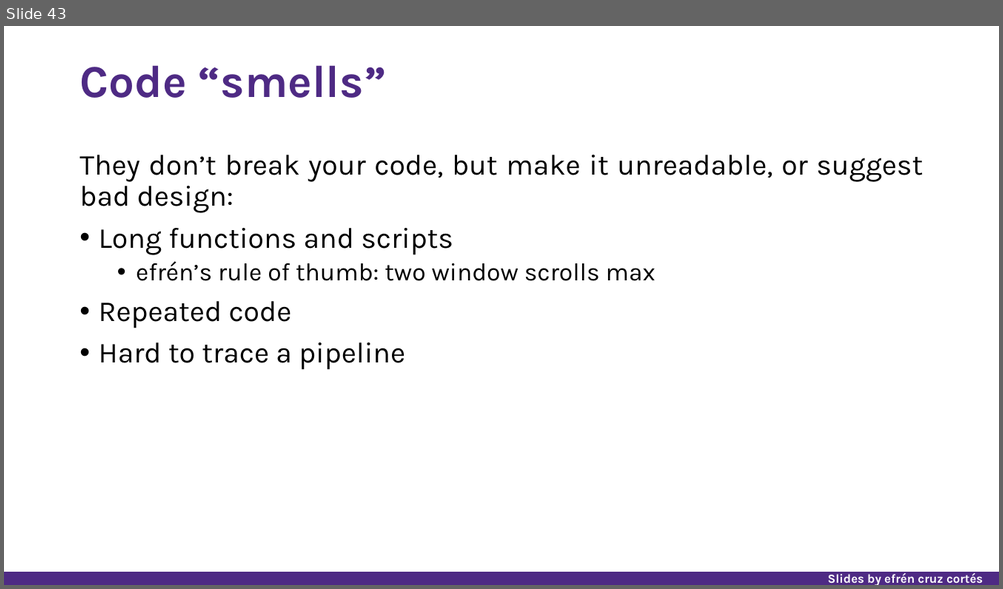
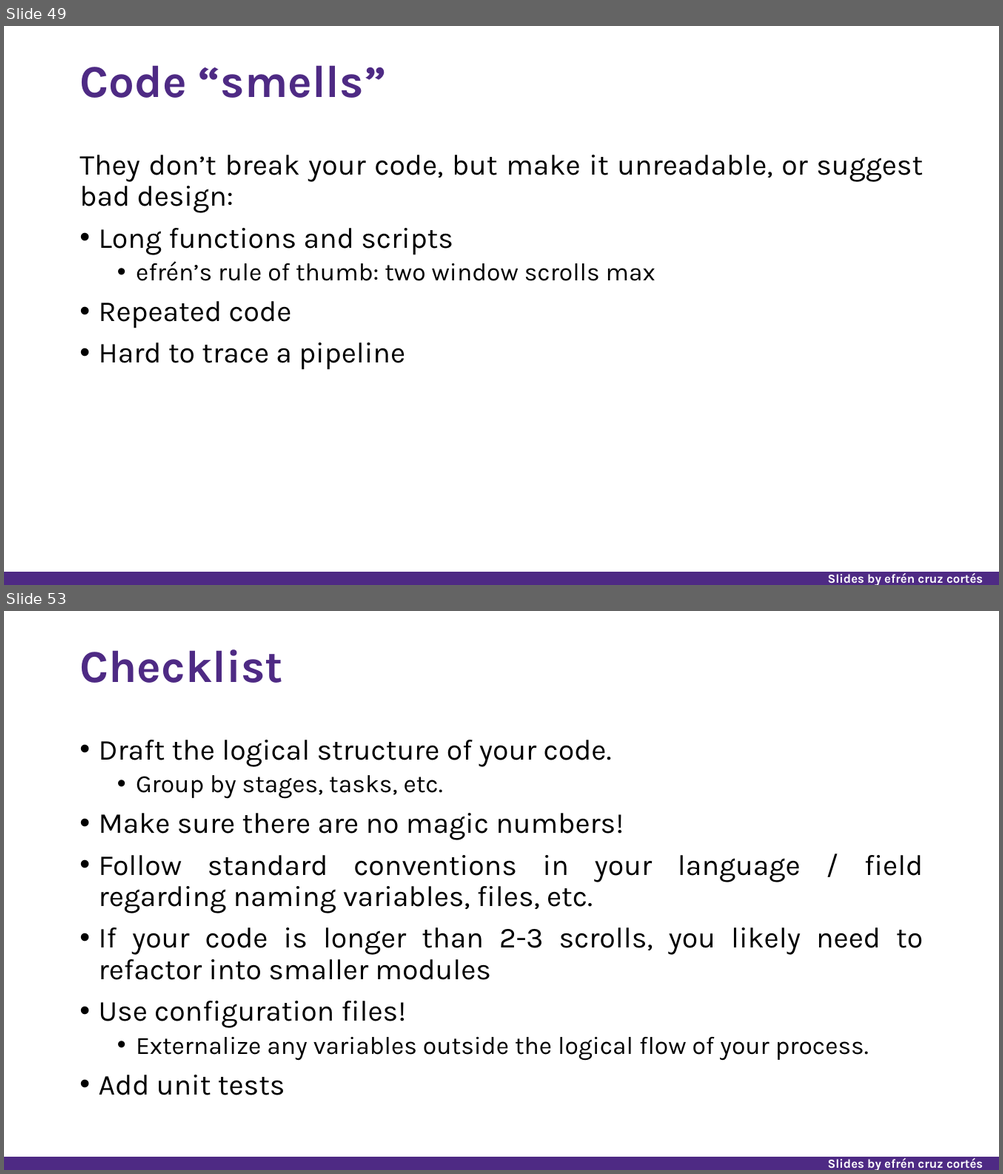
Before and after one commit to nuitrcs/researchers_guide_to_code_organization, a slide deck: researchers_guide_to_code_organization_day_2.pptx. Shown one above the other, each under a label of ours: slide 43 before the commit, slides 49 and 53 after it; the slides between them are not shown. The pictures are 1003x589 and 1003x1174 pixels, drawn with LibreOffice and Linux fonts; fonts in the diff are those of the drawing. Boxes give left, top, right and bottom in pixels: in the first picture for what was removed or moved away, otherwise in the second. Text is boxed around its words. In the diff, an @@ line names an element or a change of style, - is before the commit and + after.

```diff
--- a/researchers_guide_to_code_organization_day_2.pptx
+++ b/researchers_guide_to_code_organization_day_2.pptx
@@ slide 53 added at box(4, 611, 999, 1170), background #FFFFFF; not listed: 2 template elements that a slide beside it also shows @@
@@ title added at box(79, 649, 283, 683), 44 pt, text #4E2A84, bold @@
+Checklist
@@ text added at box(99, 740, 922, 1096), 28 pt, text #000000 @@
+• Draft the logical structure of your code.
+  • Group by stages, tasks, etc.
+• Make sure there are no magic numbers!
+• Follow standard conventions in your language / field regarding naming variables, files, etc.
+• If your code is longer than 2-3 scrolls, you likely need to refactor into smaller modules
+• Use configuration files!
+  • Externalize any variables outside the logical flow of your process.
+• Add unit tests
@@ what was slide 43 is now slide 49 @@
```
Also in this commit, not shown: 1 slide changed, 10 other slides added, 2 other files.
